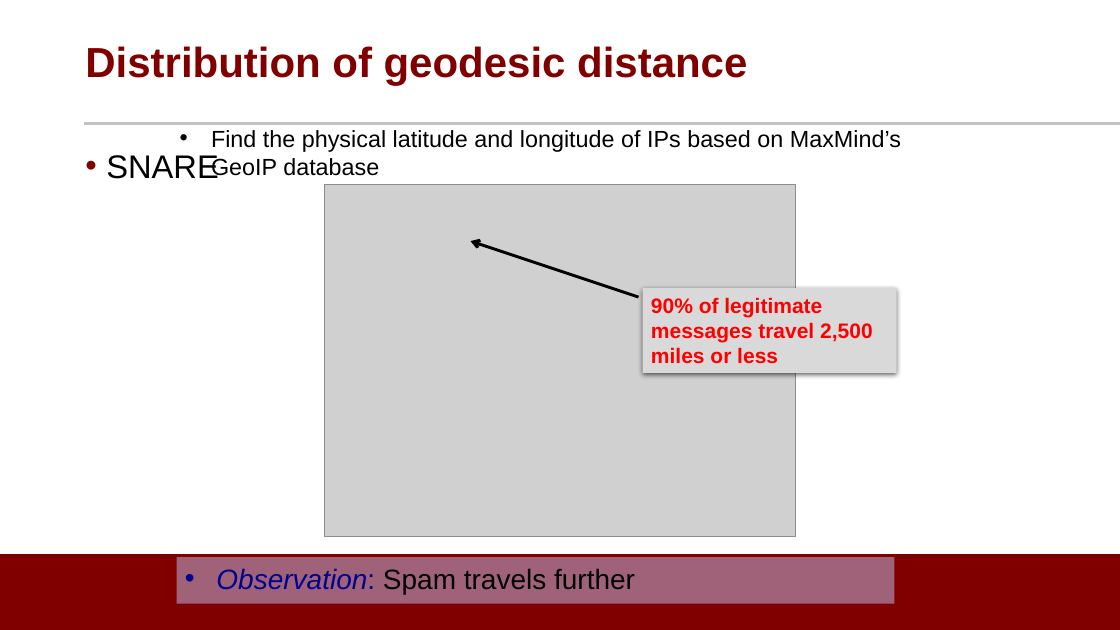
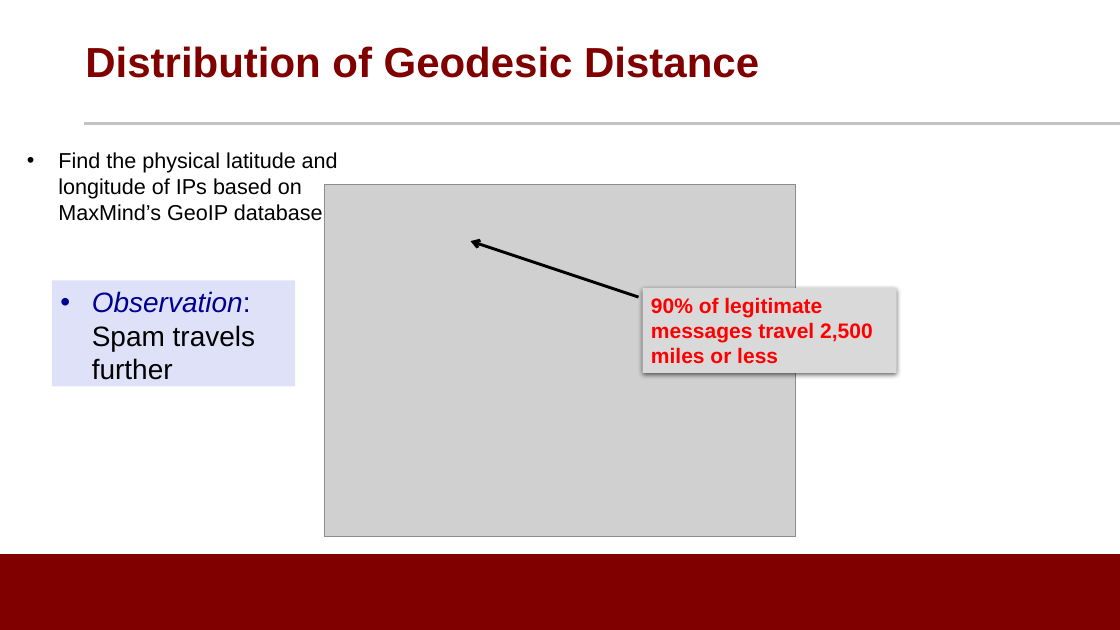
Before and after one commit to noise-lab/ML-Cybersecurity, a slide deck: slide 8 of module-3/ppt/3.2-Supervised Learning.pptx. Drawn at 1120x630 pixels with LibreOffice and Linux fonts; fonts in the diff are those of the drawing; grey boxes stand for pictures; background and template pictures are left out. Boxes give left, top, right and bottom in pixels: in the first picture for what was removed or moved away, otherwise in the second. Text is boxed around its words. In the diff, an @@ line names an element or a change of style, - is before the commit and + after.

```diff
--- a/module-3/ppt/3.2-Supervised Learning.pptx
+++ b/module-3/ppt/3.2-Supervised Learning.pptx
@@ title at <box>85,46,759,78</box>: text changed @@
-Distribution of geodesic distance
+Distribution of Geodesic Distance
@@ text "Find the physical latitude and ...": place and size @@
-text "Find the physical latitude and ..." at <box>211,130,901,178</box>
+text "Find the physical latitude and ..." at <box>58,152,338,221</box>
@@ text "Find the physical latitude and ..." at <box>58,152,338,221</box>: size 20 to 18.5 pt @@
@@ text removed at <box>106,155,218,179</box> @@
-• SNARE
@@ rectangle "Observation: Spam travels further": place and size @@
-rectangle "Observation: Spam travels further" at <box>176,557,895,603</box>
+rectangle "Observation: Spam travels further" at <box>52,281,296,386</box>
```
Also in this commit, not shown: 15 other slides changed.
